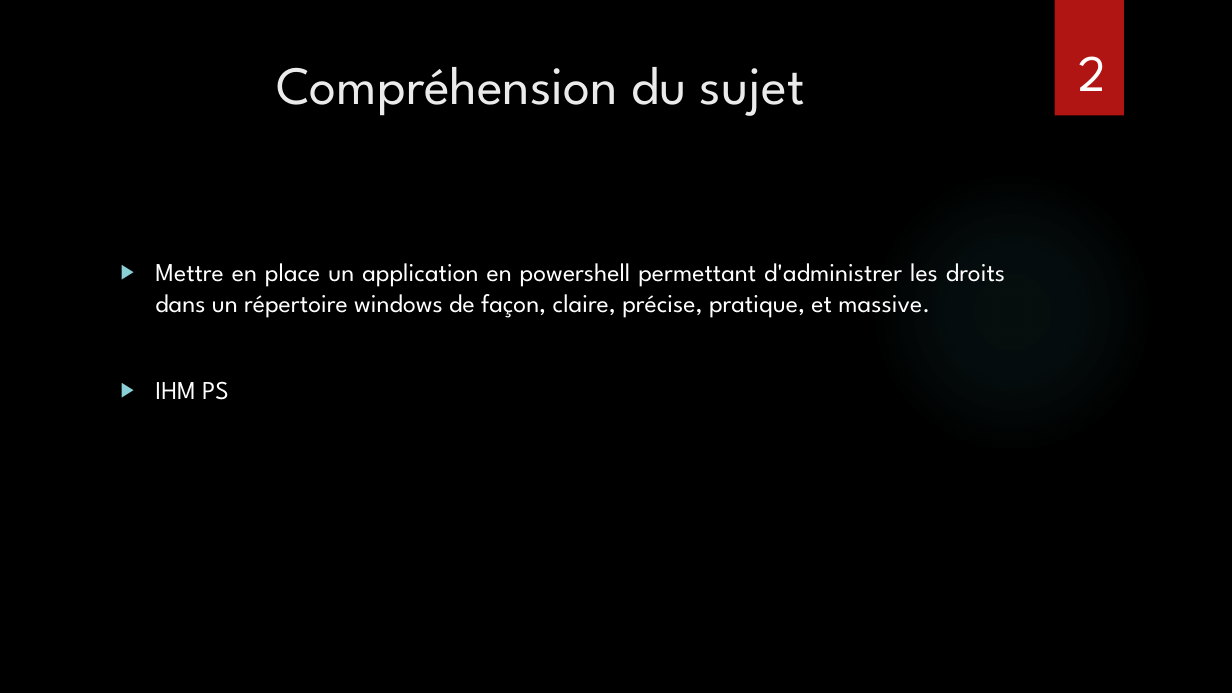
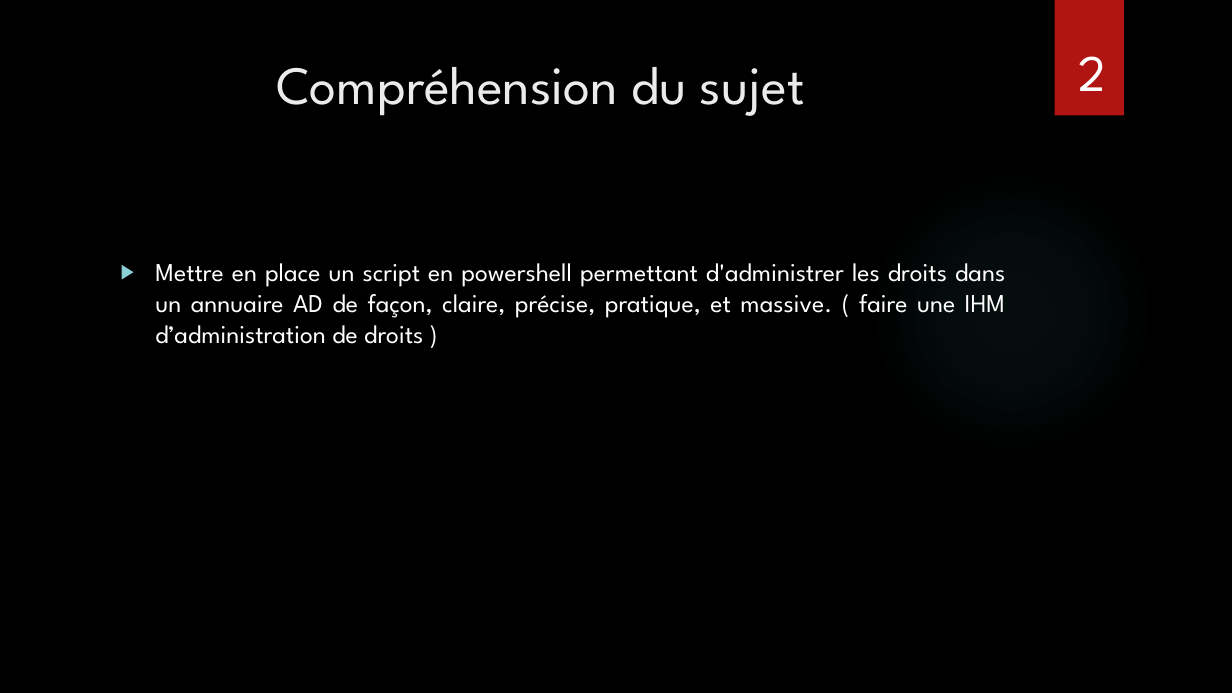
Before and after one commit to FernandezBenjamin/Admin-Windows-Server, a slide deck: slide 2 of Projet_Windows_serveur.pptx. Drawn at 1232x693 pixels with LibreOffice and Linux fonts; fonts in the diff are those of the drawing; background and template pictures are left out. Boxes give left, top, right and bottom in pixels: in the first picture for what was removed or moved away, otherwise in the second. Text is boxed around its words. In the diff, an @@ line names an element or a change of style, - is before the commit and + after.

Commit message:
ppt

```diff
--- a/Projet_Windows_serveur.pptx
+++ b/Projet_Windows_serveur.pptx
@@ text at box(155, 263, 1005, 344): text changed @@
-▶ Mettre en place un application en powershell permettant d'administrer les droits dans un répertoire windows de façon, claire, précise, pratique, et massive.
-▶ IHM PS
+▶ Mettre en place un script en powershell permettant d'administrer les droits dans un annuaire AD de façon, claire, précise, pratique, et massive. ( faire une IHM d’administration de droits )
```
